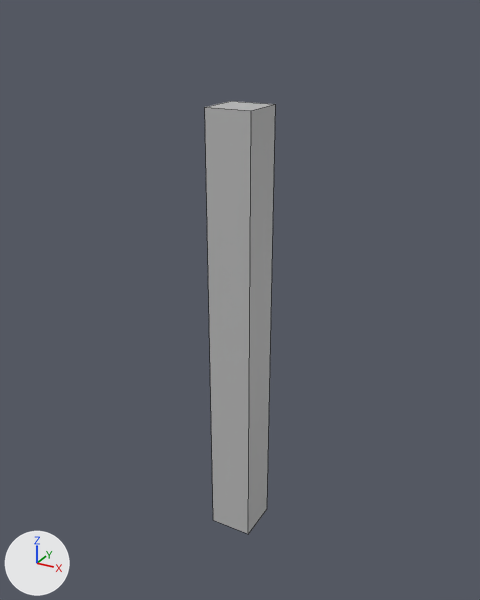
The FBX model maya/truss/assets/pCube1.fbx as it was, and as the next commit left it.
Camera for both pictures: a 50 mm lens placed at (1.28, -2.32, 1.34), pointed at (-0.03, 0.06, 0.15). The lights are fixed; the arrows at lower left show +X, +Y and +Z. Mesh edges are drawn as thin lines.
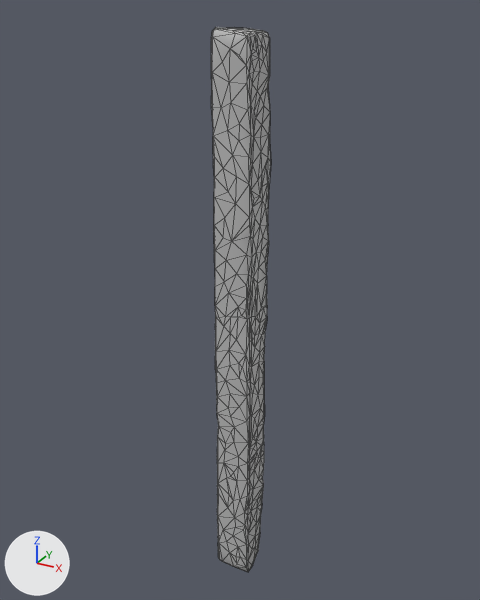
What differs and where, as boxes [x1, y1, x2, y2] in the pictures (480 x 600 px):
```json
{"object": "pCube1", "change": "reshaped, moved, turned, rescaled", "before": [205, 101, 275, 534], "after": [211, 27, 271, 572]}
{"part": 1, "of": "me_mesh", "change": "built on", "before": [205, 101, 275, 534], "after": [211, 27, 271, 572]}
```

The change, as JSON lines over the scene's bpy script:
```json
{"block": "me_mesh", "where": "# used by ob_pcube1; location = (0.0, 0.0, 0.0); rotation_euler = (1.571, 0.0, 0.0), in degrees (90, 0, 0); scale = (0.2, 2.0, 0.2)"}
{"op": "remove", "block": "me_mesh", "code": "me_mesh.from_pydata(...)  # 8 vertices, 6 faces; spans x -0.5..0.5, y -0.5..0.5, z -0.5..0.5"}
{"op": "add", "block": "me_mesh", "code": "me_mesh.from_pydata(...)  # 625 vertices, 1246 faces; spans x -10.016..9.984, y -9.68..9.611, z -127.984..127.896"}
{"block": "me_mesh", "change": "me_mesh part 1: 8 vertices removed from x -0.5..0.5, y -0.5..0.5, z -0.5..0.5; 625 vertices added at x -10.016..9.984, y -9.68..9.611, z -127.984..127.896"}
{"block": "me_mesh", "change": "me_mesh part 2: the surface is now shaded smooth"}
{"op": "add", "block": "ob_pcube1", "code": "ob_pcube1.parent = ob_s_worn_wooden_beam_tgmrafyfa_lod3"}
{"op": "set", "path": "ob_pcube1.rotation_euler", "old": "(1.571, 0.0, 0.0)", "new": "(0.0, 0.0, 0.0)", "note": "degrees (90, 0, 0) -> degrees (0, 0, 0)"}
{"op": "set", "path": "ob_pcube1.scale", "old": "(0.2, 2.0, 0.2)", "new": "(1.0, 1.0, 1.0)"}
{"op": "add", "block": "ob_s_worn_wooden_beam_tgmrafyfa_lod3", "code": ["ob_s_worn_wooden_beam_tgmrafyfa_lod3 = bpy.data.objects.new('S_Worn_Wooden_Beam_tgmrafyfa_lod3', None)", "ob_s_worn_wooden_beam_tgmrafyfa_lod3.location = (0.0, 0.0, 0.0)", "ob_s_worn_wooden_beam_tgmrafyfa_lod3.scale = (0.01, 0.01, 0.01)"]}
```
